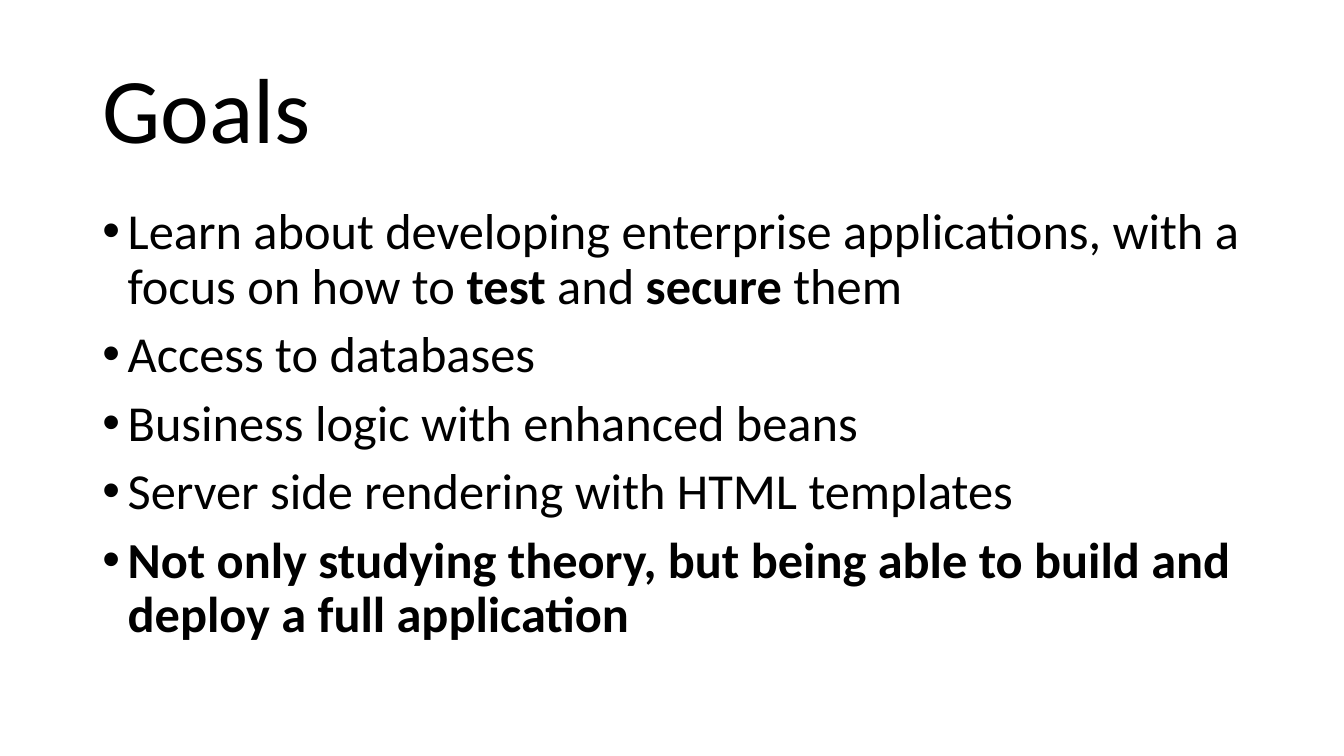
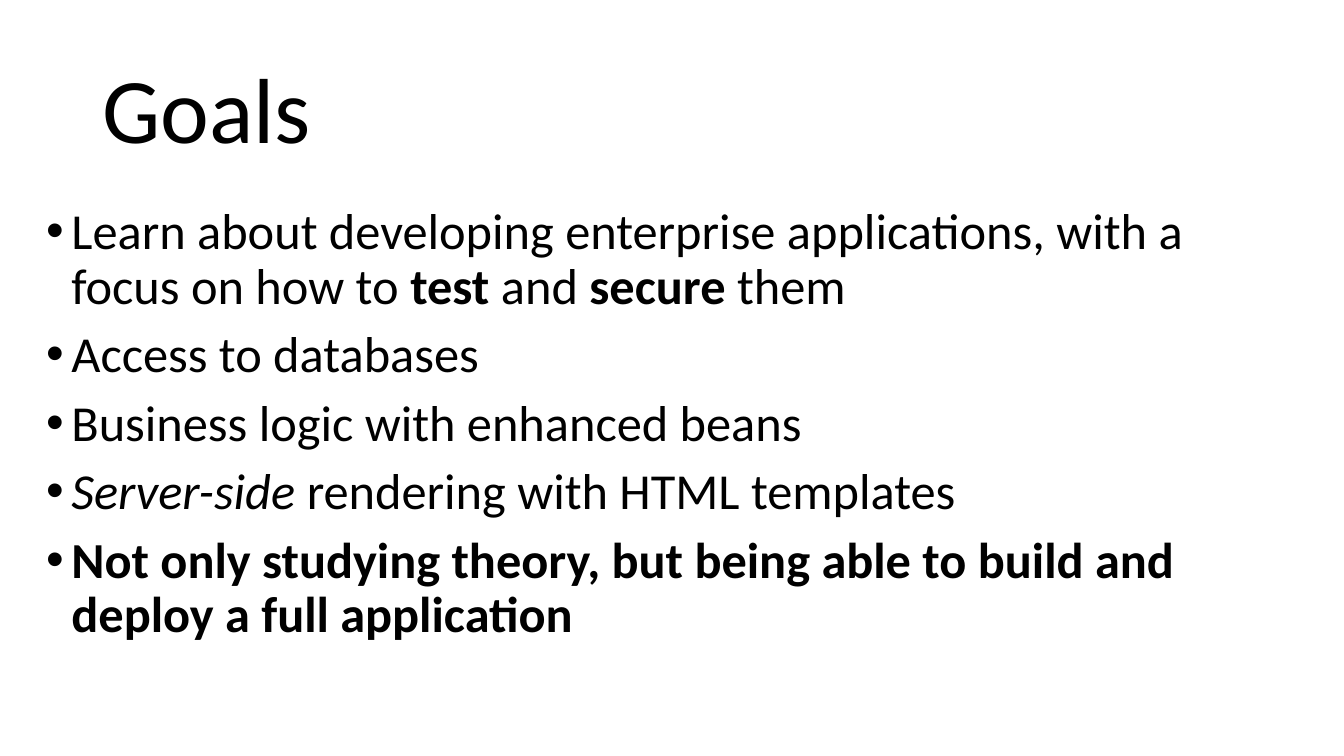
Before and after one commit to arcuri82/testing_security_development_enterprise_systems, a slide deck: slide 5 of doc/intro/slides/lesson_01_intro.pptx. Drawn at 1344x756 pixels with LibreOffice and Linux fonts; fonts in the diff are those of the drawing. Boxes give left, top, right and bottom in pixels: in the first picture for what was removed or moved away, otherwise in the second. Text is boxed around its words. In the diff, an @@ line names an element or a change of style, - is before the commit and + after.

```diff
--- a/doc/intro/slides/lesson_01_intro.pptx
+++ b/doc/intro/slides/lesson_01_intro.pptx
@@ text "Learn about developing enterprise applications, ...": place and size @@
-text "Learn about developing enterprise applications, ..." at [128,214,1239,640]
+text "Learn about developing enterprise applications, ..." at [71,214,1183,640]
@@ text at [71,474,955,518]: text changed @@
-• Server side rendering with HTML templates
+• Server-side rendering with HTML templates
```
Also in this commit, not shown: 34 other slides changed, 3 slides added, 1 slide removed, 4 other files.
